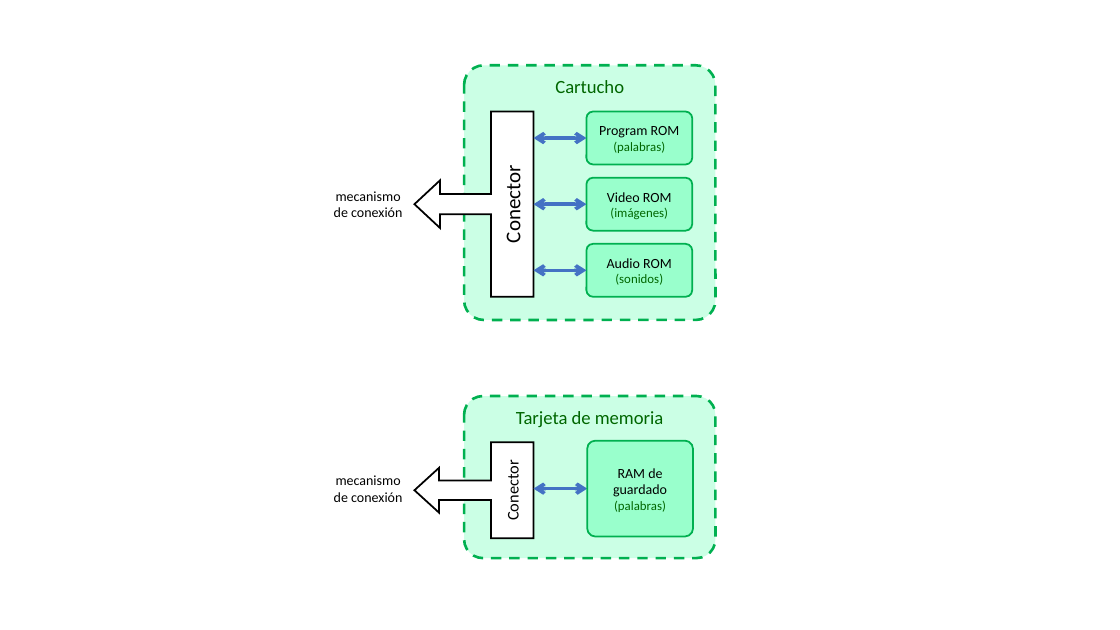
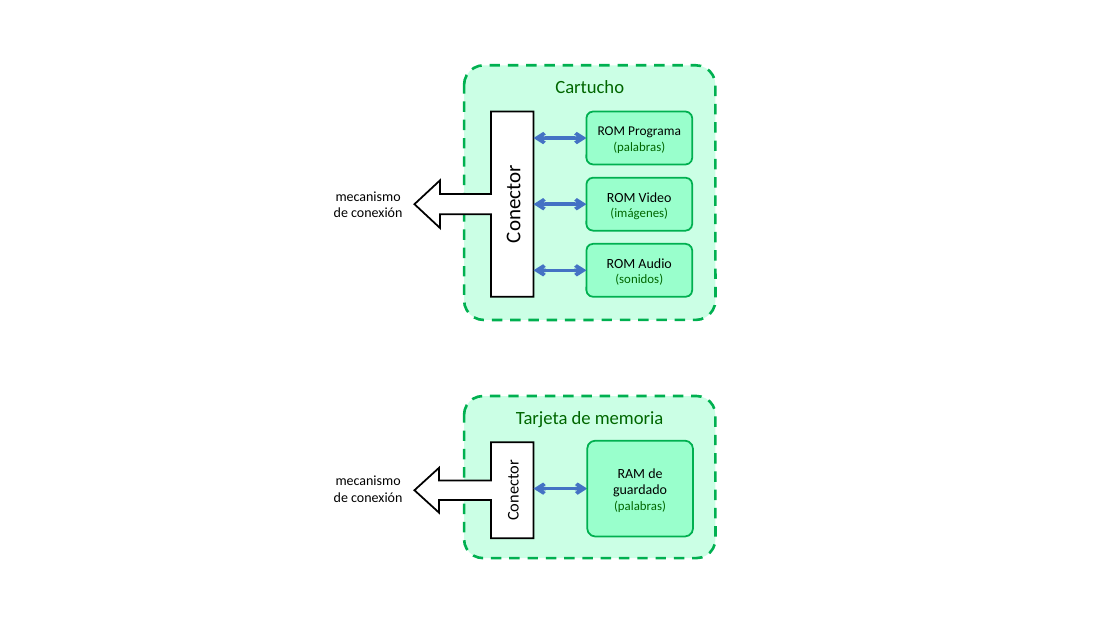
Before and after one commit to vircon32/Vircon32Documents, a slide deck: slide 8 of Specification/Spanish/Editable source images/Imágenes Spec Parte 8 - Elementos externos.pptx (slide 7 before the commit). Drawn at 1120x630 pixels with LibreOffice and Linux fonts; fonts in the diff are those of the drawing. Boxes give left, top, right and bottom in pixels: in the first picture for what was removed or moved away, otherwise in the second. Text is boxed around its words. In the diff, an @@ line names an element or a change of style, - is before the commit and + after.

```diff
--- a/Specification/Spanish/Editable source images/Imágenes Spec Parte 8 - Elementos externos.pptx
+++ b/Specification/Spanish/Editable source images/Imágenes Spec Parte 8 - Elementos externos.pptx
@@ text in rounded rectangle at [598, 126, 681, 138]: text changed; size 12 to 11.5 pt @@
-Program ROM
+ROM Programa
@@ text in rounded rectangle at [607, 192, 672, 202]: text changed @@
-Video ROM
+ROM Video
@@ text in rounded rectangle at [607, 258, 671, 268]: text changed @@
-Audio ROM
+ROM Audio
```
Also in this commit, not shown: 1 slide added, 6 other files.
